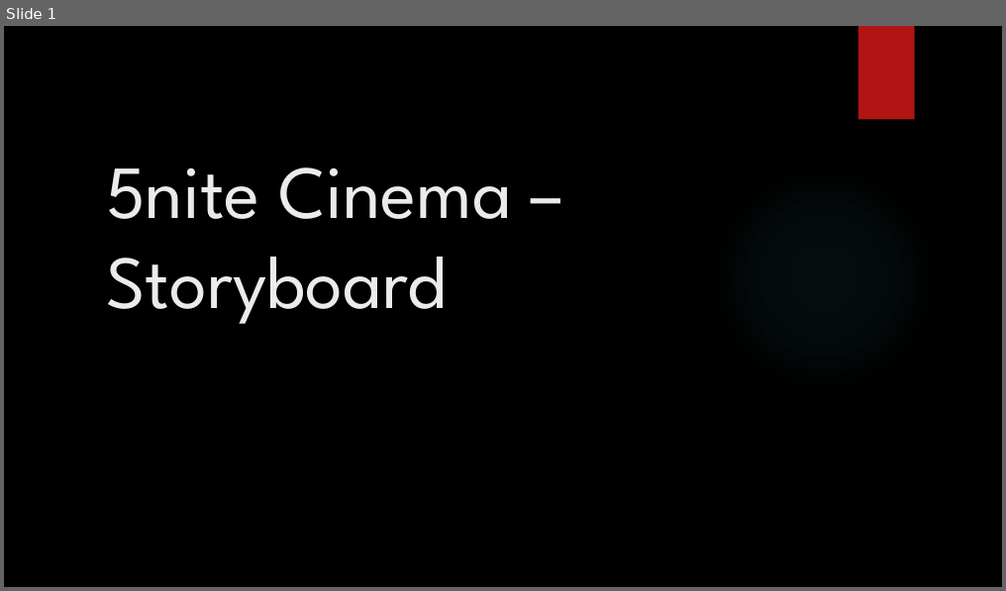
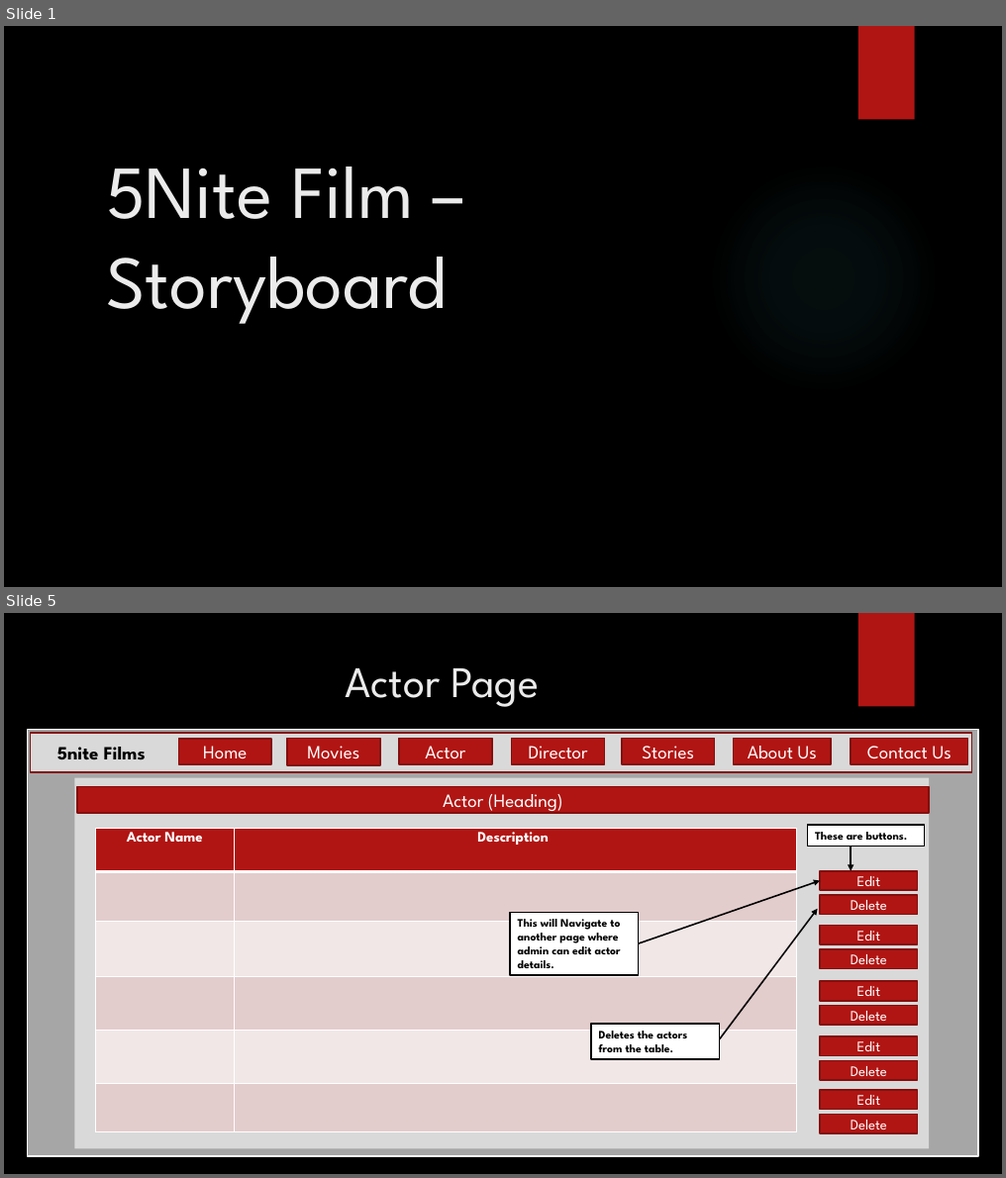
Before and after one commit to wtaylorLC/5nite, a slide deck: Storyboard.pptx. Shown one above the other, each under a label of ours: slide 1 before the commit, slides 1 and 5 after it; the slides between them are not shown. The pictures are 1006x591 and 1006x1178 pixels, drawn with LibreOffice and Linux fonts; fonts in the diff are those of the drawing; background and template pictures are left out. Boxes give left, top, right and bottom in pixels: in the first picture for what was removed or moved away, otherwise in the second. Text is boxed around its words. In the diff, an @@ line names an element or a change of style, - is before the commit and + after.

Commit message:
Final storyboard

```diff
--- a/Storyboard.pptx
+++ b/Storyboard.pptx
@@ slide 5 added at [4, 613, 1002, 1174], background picture (left out); not listed: 1 template element that a slide beside it also shows @@
@@ title added at [345, 668, 539, 707], 42 pt, text #EBEBEB @@
+Actor Page
@@ rectangle added at [27, 729, 979, 1157], fill #A6A6A6, outline #FFFFFF 1.5 pt @@
@@ rectangle added at [30, 733, 972, 772], fill #D9D9D9, outline #82100E 1.5 pt, 18 pt, text #000000, bold @@
+5nite Films
@@ rectangle added at [178, 739, 271, 765], fill #B01513, outline #82100E 1.5 pt, 18 pt, text #FFFFFF @@
+Home
@@ rectangle added at [287, 738, 380, 765], fill #B01513, outline #82100E 1.5 pt, 18 pt, text #FFFFFF @@
+Movies
@@ rectangle added at [399, 738, 492, 764], fill #B01513, outline #82100E 1.5 pt, 18 pt, text #FFFFFF @@
+Actor
@@ rectangle added at [512, 738, 604, 764], fill #B01513, outline #82100E 1.5 pt, 18 pt, text #FFFFFF @@
+Director
@@ rectangle added at [622, 738, 715, 764], fill #B01513, outline #82100E 1.5 pt, 18 pt, text #FFFFFF @@
+Stories
@@ rectangle added at [734, 738, 831, 764], fill #B01513, outline #82100E 1.5 pt, 18 pt, text #FFFFFF @@
+About Us
@@ rectangle added at [850, 738, 968, 764], fill #B01513, outline #82100E 1.5 pt, 18 pt, text #FFFFFF @@
+Contact Us
@@ rectangle added at [74, 777, 929, 1149], fill #D9D9D9 @@
@@ rectangle added at [77, 786, 930, 813], fill #B01513, outline #82100E 1.5 pt, 18 pt, text #FFFFFF @@
+Actor (Heading)
@@ table added at [95, 829, 797, 1132], 6 rows, 2 columns @@
+Actor Name | Description
+ | 
+ | 
+ | 
+ | 
+ | 
@@ rectangle added at [808, 825, 925, 847], fill #FFFFFF, outline #000000 1.5 pt, 11 pt, text #000000, bold @@
+These are buttons.
@@ arrow added from (850, 847) to (850, 871), #000000 1.5 pt @@
@@ rectangle added at [820, 871, 918, 891], fill #B01513, outline #82100E 1.5 pt, 14 pt, text #FFFFFF @@
+Edit
@@ arrow added from (639, 944) to (820, 881), #000000 1.5 pt @@
@@ arrow added from (720, 1040) to (818, 909), #000000 1.5 pt @@
@@ rectangle added at [820, 895, 918, 915], fill #B01513, outline #82100E 1.5 pt, 14 pt, text #FFFFFF @@
+Delete
@@ rectangle added at [510, 912, 638, 975], fill #FFFFFF, outline #000000 1.5 pt, 11 pt, text #000000, bold @@
+This will Navigate to another page where admin can edit actor details.
@@ rectangle added at [820, 926, 918, 946], fill #B01513, outline #82100E 1.5 pt, 14 pt, text #FFFFFF @@
+Edit
@@ rectangle added at [820, 950, 918, 969], fill #B01513, outline #82100E 1.5 pt, 14 pt, text #FFFFFF @@
+Delete
@@ rectangle added at [820, 981, 918, 1001], fill #B01513, outline #82100E 1.5 pt, 14 pt, text #FFFFFF @@
+Edit
@@ rectangle added at [592, 1024, 720, 1059], fill #FFFFFF, outline #000000 1.5 pt, 11 pt, text #000000, bold @@
+Deletes the actors from the table.
@@ rectangle added at [820, 1006, 918, 1026], fill #B01513, outline #82100E 1.5 pt, 14 pt, text #FFFFFF @@
+Delete
@@ rectangle added at [820, 1037, 918, 1057], fill #B01513, outline #82100E 1.5 pt, 14 pt, text #FFFFFF @@
+Edit
@@ rectangle added at [820, 1060, 918, 1080], fill #B01513, outline #82100E 1.5 pt, 14 pt, text #FFFFFF @@
+Delete
@@ rectangle added at [820, 1090, 918, 1110], fill #B01513, outline #82100E 1.5 pt, 14 pt, text #FFFFFF @@
+Edit
@@ rectangle added at [820, 1115, 918, 1134], fill #B01513, outline #82100E 1.5 pt, 14 pt, text #FFFFFF @@
+Delete
@@ slide 1 changed as well @@
@@ title at [106, 167, 447, 324]: text changed @@
-5nite Cinema – Storyboard
+5Nite Film – Storyboard
```
Also in this commit, not shown: 2 other slides changed, 9 other slides added, 7 slides removed.
